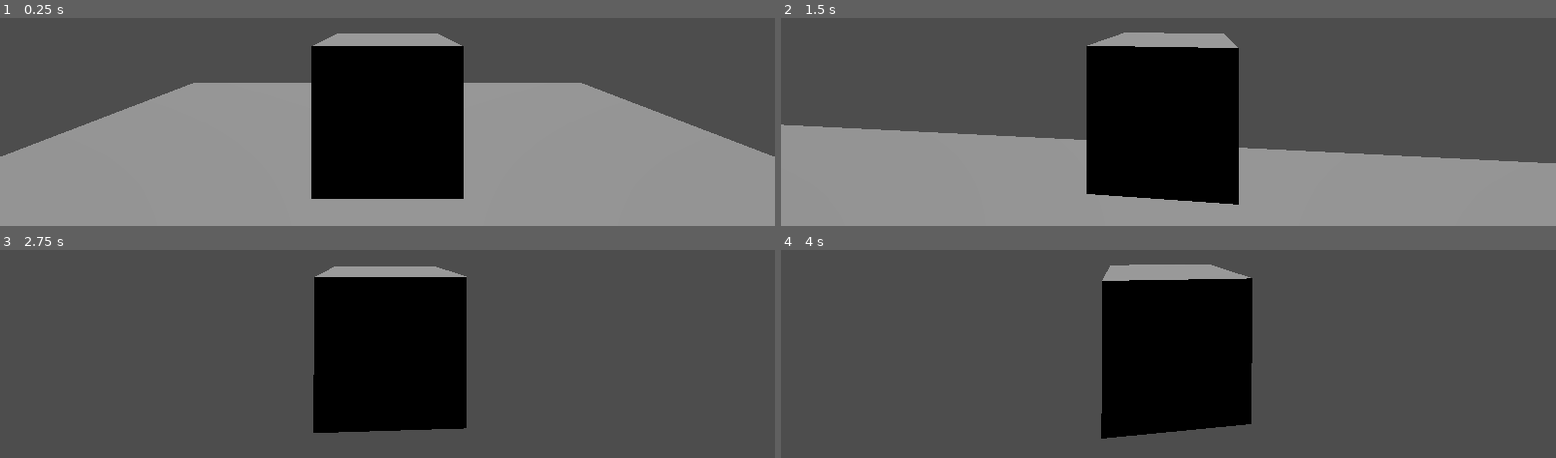
Above: before the commit, frames 1-4 (two rows, left to right).
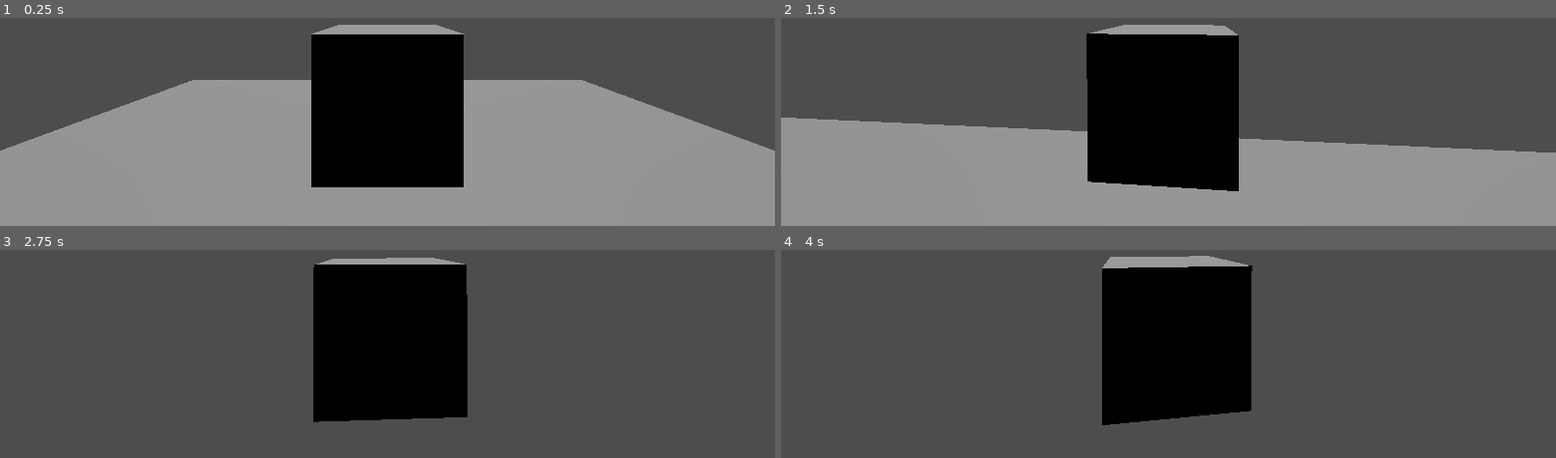
Above: after the commit, the same moments.

Repository: RavenRandomz/cube-extentialis-bossfight
Game: Godot game, scene res://testworld.tscn
Two runs of this game, one before a commit and one after it. Both use one fixed random seed, a clock stepped at 60 frames per second and the inputs below.
Inputs (mouse positions are in pixels of both pictures, inside the frame that each line leads up to):
- Up to frame 1 (0.25 s): no input
- Up to frame 2 (1.5 s): tap Enter (ui_accept) at 0.5, 0.77 s; move the mouse to (outside the picture) at 0.52 s; hold Shift 0.53-1.28 s; hold Up (ui_up) from 0.53 s (still down); click (outside the picture) at 0.67 s; move the mouse to (outside the picture) at 1.27 s; tap Alt at 1.35 s; click (outside the picture) at 1.42 s
- Up to frame 3 (2.75 s): keep holding Up (ui_up); tap Enter (ui_accept) at 1.52, 2 s; move the mouse to (outside the picture) at 2.02 s; tap Ctrl at 2.1 s; click (outside the picture) at 2.17 s
- Up to frame 4 (4 s): keep holding Up (ui_up); tap Enter (ui_accept) at 2.75, 3.02, 3.5, 3.77 s; move the mouse to (outside the picture) at 2.77 s; tap Shift at 2.85 s; click (outside the picture) at 2.92 s; move the mouse to (outside the picture) at 3.52 s; tap Alt at 3.6 s; click (outside the picture) at 3.67 s

The runs differ from the first frame. In frame 1, 4.4% of the frame differs, in the area x 0-100%, y 3-87%; in frame 2, 6.6%, in the area x 0-100%, y 3-90%; in frame 3, 2.9%; in frame 4, 3.1%.

Commit message:
Fix rotation warping by adding independent axis
The rotation of the camera used to be handled by only
the orbit center. Since the local axis of the orbit center
was used, whenever there was a movement of one axis,
all of the axis would be rotated. This would lead to the
z axis being tilted whenever a vertical mouse motion was used.

If a horization axis was used while the z axis was still tilted,
the new rotation would be tilted.

However, by creating an idependent node that handles vertical pivots,
the z axis (the orbit center itself) would be unaffected whenever
there was yaw action.

Diff:
--- a/scripts/camera_orbit_center.gd
+++ b/scripts/camera_orbit_center.gd
@@ -2,7 +2,7 @@
 
 @export var mouse_rotation_sensitivity:float = .1 #Degrees per pixel
 @export var camera_rotation_max: float = 2
-@export var camera: Camera3D
+@export var vertical_pivot: Node3D
 
 
 # Called when the node enters the scene tree for the first time.
@@ -23,10 +23,11 @@
 
 		print(camera_rotation)
 
+		# Handle camera looking up and down motion
+		vertical_pivot.rotate_object_local(Vector3.LEFT, camera_rotation.y)
+
 		# Handle orbit motion
 		rotate_object_local(Vector3.UP, camera_rotation.x)
 
-		# Handle camera looking up and down motion
-		rotate_object_local(Vector3.LEFT, camera_rotation.y)
 
 		orthonormalize() # Prevent transform deformation due to frequent changes and floating point error
--- a/testworld.tscn
+++ b/testworld.tscn
@@ -23,12 +23,15 @@
 [node name="MeshInstance3D" type="MeshInstance3D" parent="player"]
 mesh = SubResource("BoxMesh_gn7qv")
 
-[node name="orbitcenter" type="Node3D" parent="player" node_paths=PackedStringArray("camera")]
+[node name="orbitcenter" type="Node3D" parent="player" node_paths=PackedStringArray("vertical_pivot")]
+transform = Transform3D(1, 0, 0, 0, 1, 0, 0, 0, 1, 0, 0.66576, 0)
 script = ExtResource("2_ym0jv")
-camera = NodePath("camera")
+vertical_pivot = NodePath("vertical_pivot")
 
-[node name="camera" type="Camera3D" parent="player/orbitcenter"]
-transform = Transform3D(1, 0, 0, 0, 1, 0, 0, 0, 1, 0, 0.746968, 2.35295)
+[node name="vertical_pivot" type="Node3D" parent="player/orbitcenter"]
+
+[node name="camera" type="Camera3D" parent="player/orbitcenter/vertical_pivot"]
+transform = Transform3D(1, 0, 0, 0, 1, 0, 0, 0, 1, 0, 0, 2.353)
 
 [node name="sun" type="DirectionalLight3D" parent="."]
 transform = Transform3D(1, 0, 0, 0, -0.330037, 0.943968, 0, -0.943968, -0.330037, 0, 3.03326, 0)
